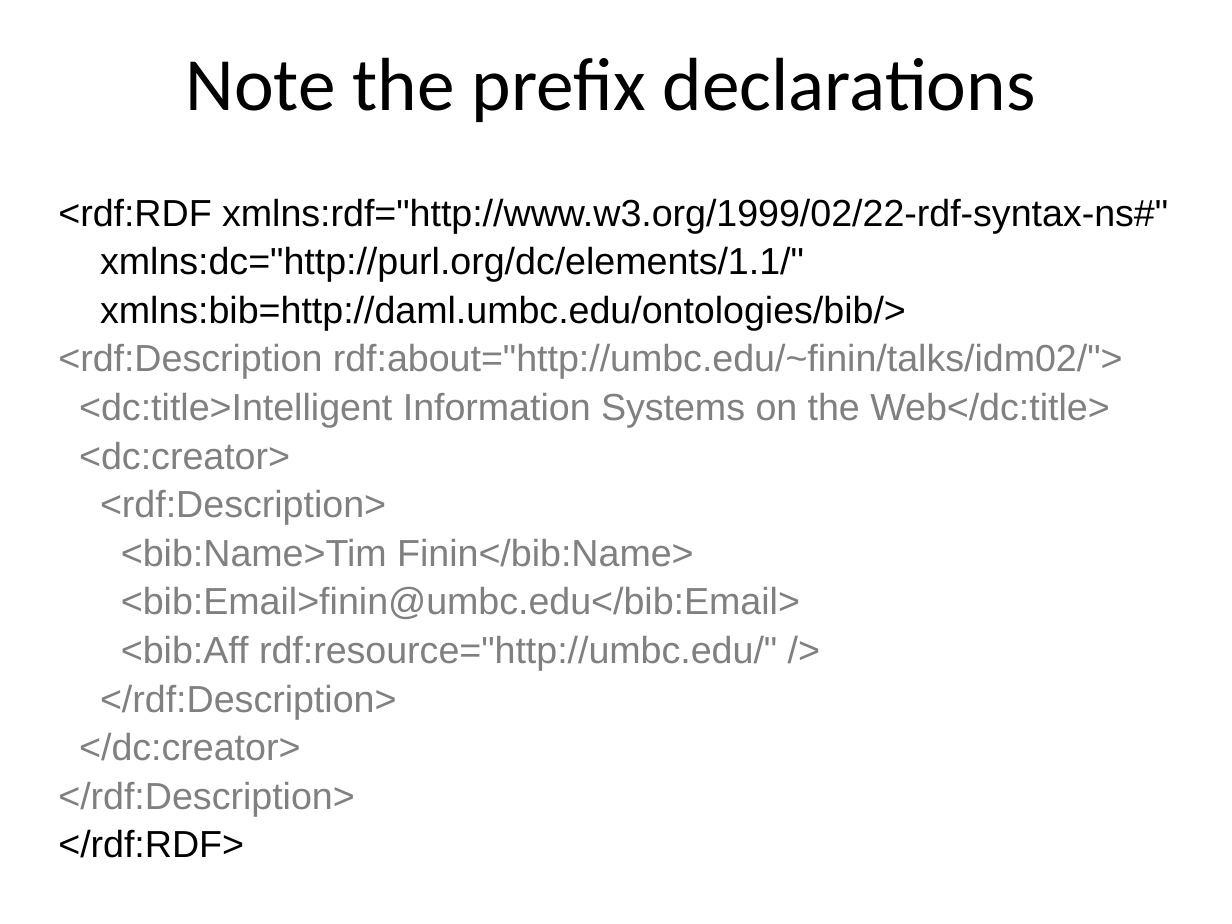
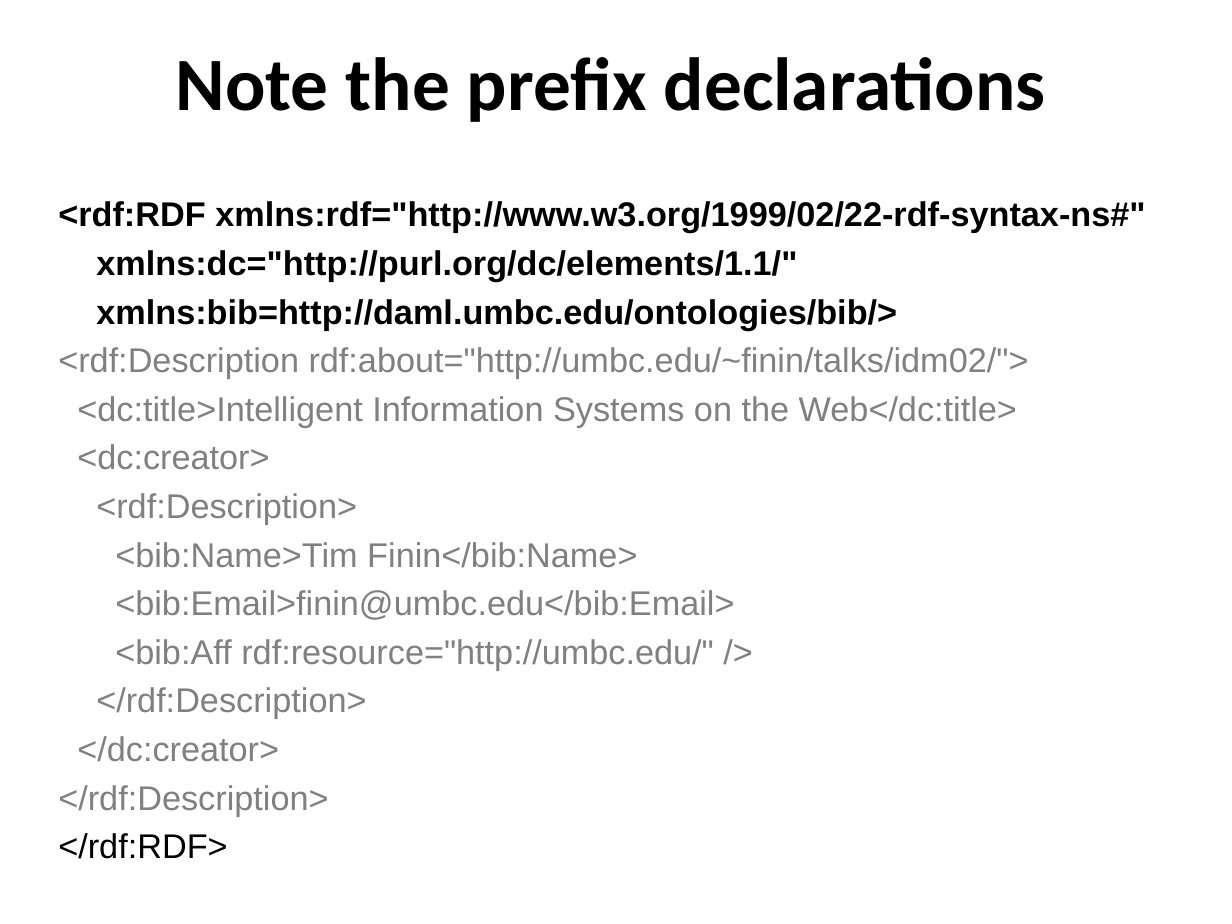
Before and after one commit to UMBC-CMSC-491-691-F19-Knowledge-Graphs/class_material, a slide deck: slide 19 of notes/01_introduction/01c_technologies.pptx. Drawn at 1232x924 pixels with LibreOffice and Linux fonts; fonts in the diff are those of the drawing. Boxes give left, top, right and bottom in pixels: in the first picture for what was removed or moved away, otherwise in the second. Text is boxed around its words. In the diff, an @@ line names an element or a change of style, - is before the commit and + after.

```diff
--- a/notes/01_introduction/01c_technologies.pptx
+++ b/notes/01_introduction/01c_technologies.pptx
@@ title "Note the prefix declarations" at (x1=176, y1=57, x2=1046, y2=122): bold on @@
@@ text "<rdf:RDF xmlns:rdf="http://www.w3.org/1999/02/22-rdf-syntax- ..." at (x1=58, y1=201, x2=1145, y2=859): size 22 to 20 pt; bold on in "<rdf:RDF xmlns:rdf="http://www.w3.org/1999/02/22-rdf-syntax- ...", "xmlns:dc="http://purl.org/dc/elements/1.1/"", "xmlns:bib=http://daml.umbc.edu/ontologies/bib/>" @@
```
Also in this commit, not shown: 13 other slides changed, 1 slide added, 1 other file.
